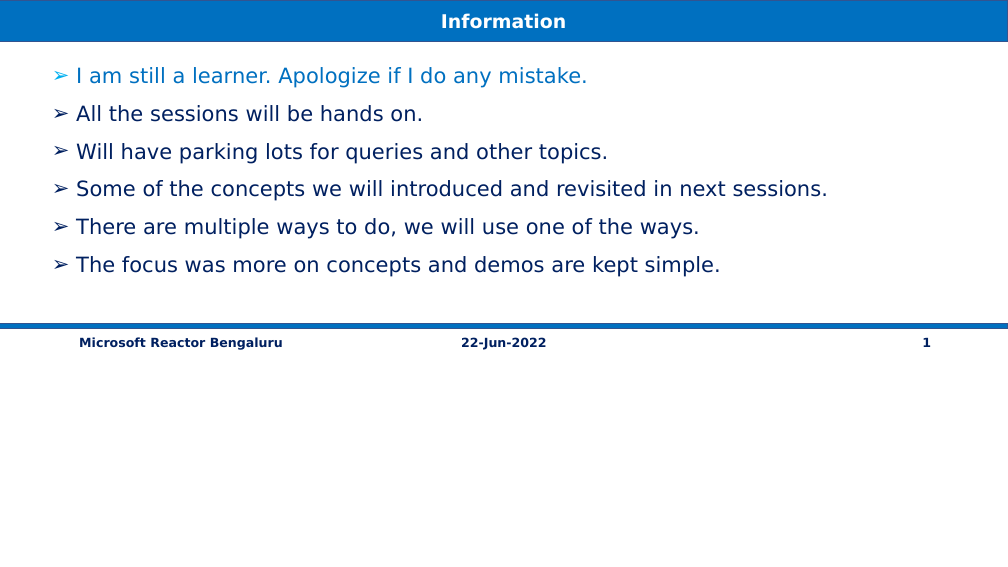
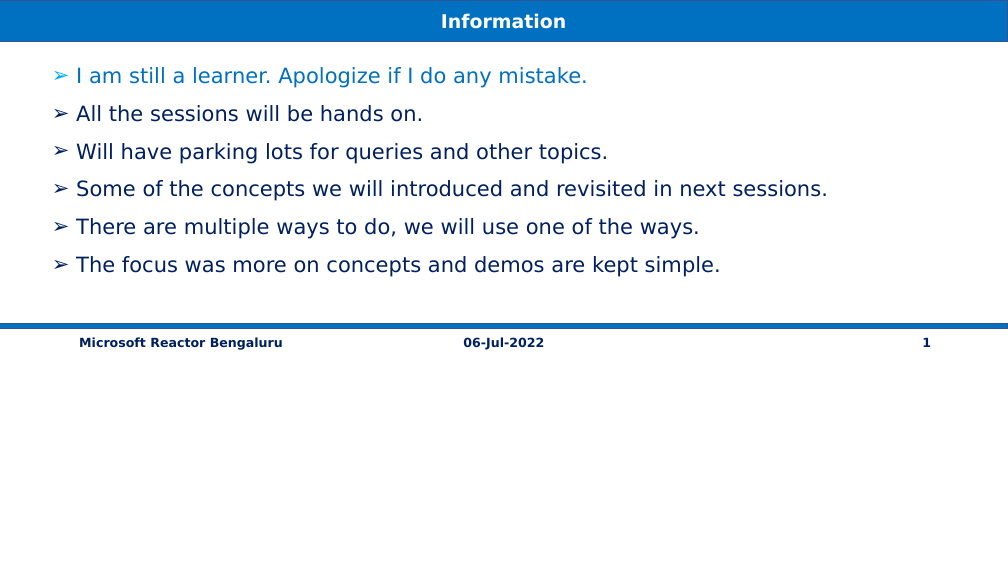
Before and after one commit to vishipayyallore/speaker-series-2022, a slide deck: slide 1 of microsoft-reactor/Demos.pptx. Drawn at 1008x567 pixels with LibreOffice and Linux fonts; fonts in the diff are those of the drawing. Boxes give left, top, right and bottom in pixels: in the first picture for what was removed or moved away, otherwise in the second. Text is boxed around its words. In the diff, an @@ line names an element or a change of style, - is before the commit and + after.

```diff
--- a/microsoft-reactor/Demos.pptx
+++ b/microsoft-reactor/Demos.pptx
@@ text at (463,337,544,350): text changed @@
-22-Jun-2022
+06-Jul-2022
```
Also in this commit, not shown: 5 other files.
